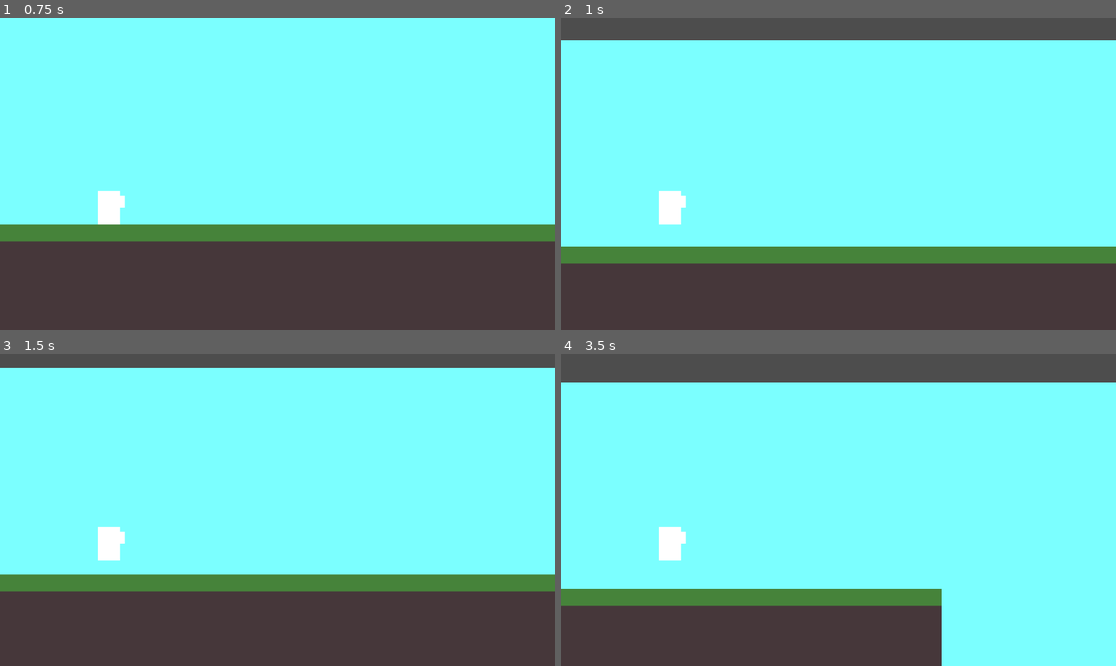
Above: before the commit, frames 1-4 (two rows, left to right).
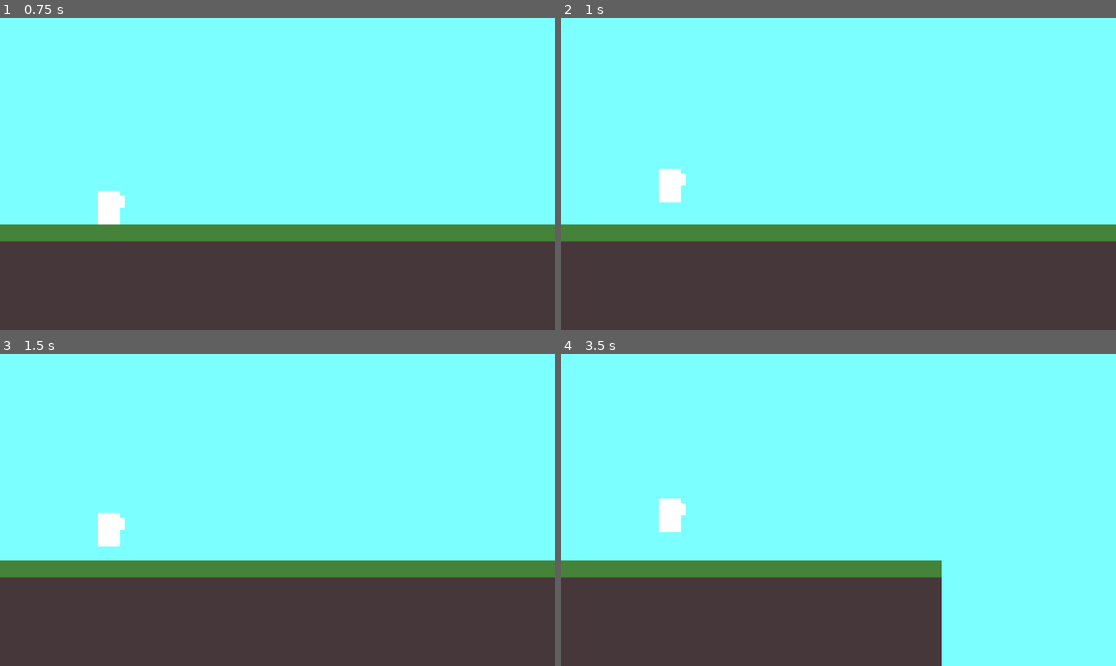
Above: after the commit, the same moments.

Repository: gameking773/FightOrFlightGameJamV
Game: Godot game, scene res://scene/game.tscn
Same seed, same stepped clock (60 frames per second), same inputs: the game is played once before the commit and once after it.
Inputs:
- Up to frame 1 (0.75 s): tap Enter at 0.5 s; tap W (attack) at 0.6 s
- Up to frame 2 (1 s): tap Space (jump) at 0.77 s
- Up to frame 3 (1.5 s): tap E (switch_weapon) at 1.35 s
- Up to frame 4 (3.5 s): tap Space (jump) at 1.52, 3.02 s; tap Z (debug_start) at 2 s; tap W (attack) at 2.1 s; tap E (switch_weapon) at 2.85 s

Frame 1 is identical in both runs. In frame 2, 20% of the frame differs, in the area x 0-100%, y 0-79%; in frame 3, 14%; in frame 4, 20%.

Commit message:
Ajustement du scroll de la caméra

Diff:
--- a/scene/game.tscn
+++ b/scene/game.tscn
@@ -12,14 +12,18 @@
 
 [node name="game" type="Node2D"]
 
-[node name="backgroundHandler" type="Node2D" parent="."]
+[node name="scrollHandler" type="Node2D" parent="."]
 script = ExtResource("1_2f10g")
 
-[node name="background" type="MeshInstance2D" parent="backgroundHandler"]
+[node name="background" type="MeshInstance2D" parent="scrollHandler"]
 modulate = Color(0.482353, 1, 1, 1)
 position = Vector2(500, -100)
 scale = Vector2(1646, 926)
 mesh = SubResource("BoxMesh_f2l7w")
+
+[node name="Camera2D" type="Camera2D" parent="scrollHandler"]
+position = Vector2(500, -100)
+zoom = Vector2(0.7, 0.7)
 
 [node name="player" parent="." instance=ExtResource("1_2wj1x")]
 
--- a/scene/player.tscn
+++ b/scene/player.tscn
@@ -21,10 +21,6 @@
 [node name="player" type="CharacterBody2D"]
 script = ExtResource("1_7rxf8")
 
-[node name="Camera2D" type="Camera2D" parent="."]
-position = Vector2(500, -100)
-zoom = Vector2(0.7, 0.7)
-
 [node name="collisionbox" type="CollisionShape2D" parent="."]
 scale = Vector2(5, 5)
 shape = SubResource("RectangleShape2D_vfyvs")
--- a/script/background_handler.gd
+++ b/script/background_handler.gd
@@ -5,3 +5,4 @@
 func _physics_process(delta: float) -> void:
 	if player.isMoving:
 		$background.position.x = player.position.x + 506
+		$Camera2D.position.x = player.position.x + 506
